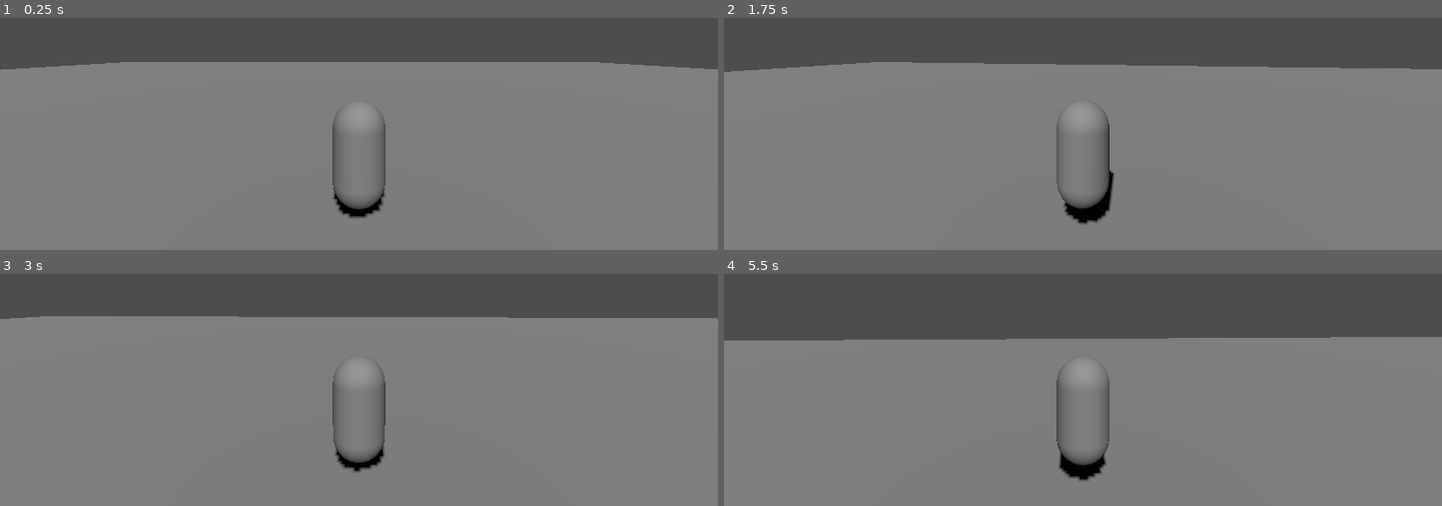
Above: before the commit, frames 1-4 (two rows, left to right).
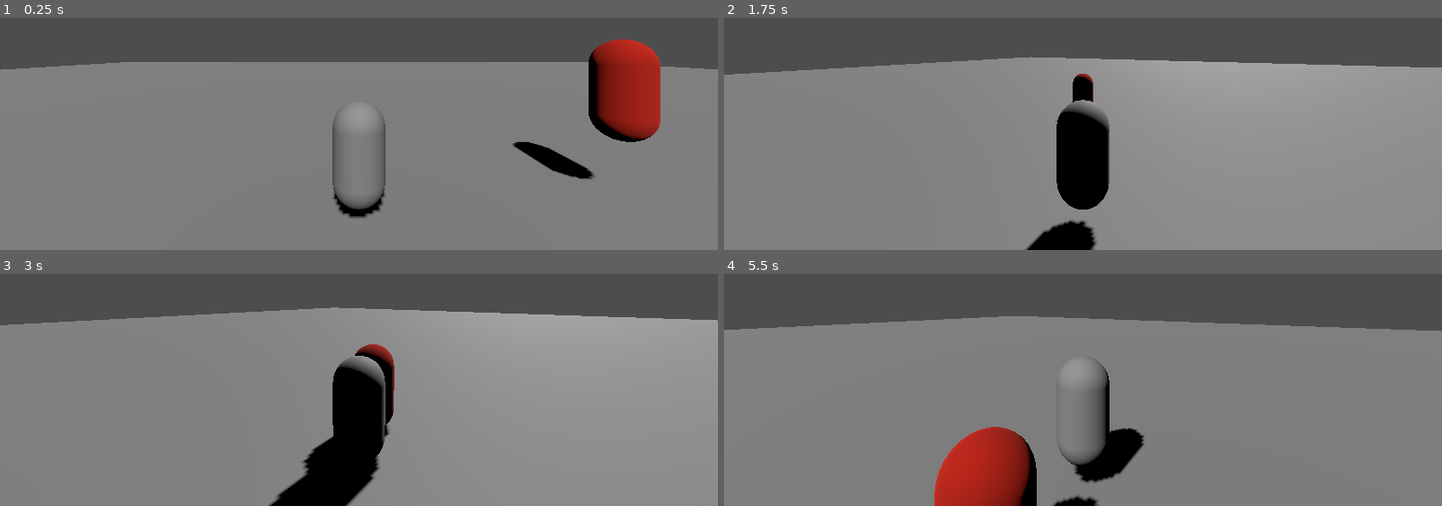
Above: after the commit, the same moments.

Repository: Knarf224/Knarfscape
Game: Godot game, scene res://scenes/world/main_world.tscn
Two runs of this game, one before a commit and one after it. Both use one fixed random seed, a clock stepped at 60 frames per second and the inputs below.
Inputs (mouse positions are in pixels of both pictures, inside the frame that each line leads up to):
- Up to frame 1 (0.25 s): no input
- Up to frame 2 (1.75 s): move the mouse to (1118, 45) at 0.52 s; hold Shift (run) 0.53-1.28 s; hold W (move_forward) from 0.53 s (still down); tap Space (jump) at 0.77, 1.52 s; click (1118, 45) at 0.8 s; move the mouse to (1047, 50) at 1.27 s; click (1047, 50) at 1.35 s; tap Q (lock_on, bound only after the commit) at 1.55 s
- Up to frame 3 (3 s): keep holding W (move_forward); move the mouse to (373, 297) at 2.02 s; hold Q (lock_on, bound only after the commit) 2.03-2.78 s; tap Shift (run) at 2.3, 2.85 s; move the mouse to (351, 311) at 2.77 s
- Up to frame 4 (5.5 s): keep holding W (move_forward); tap Space (jump) at 3.02, 3.77, 4.52 s; click (1075, 311) at 3.05 s; move the mouse to (1133, 308) at 3.52 s; press the mouse at (1133, 308) at 3.53 s; tap Q (lock_on, bound only after the commit) at 3.8, 4.35 s; move the mouse to (1025, 299) at 4.27 s; release the mouse at (1025, 299) at 4.28 s; tap Shift (run) at 4.55 s; move the mouse to (1090, 304) at 5.02 s; hold Shift (run) from 5.03 s (still down); click (1090, 304) at 5.3 s

The runs differ from the first frame. In frame 1, 4.7% of the frame differs, in the area x 71-92%, y 9-70%; in frame 2, 12%; in frame 3, 15%, in the area x 0-100%, y 14-100%; in frame 4, 13%.

Commit message:
Phase 4 complete - combat system, enemy AI, lock-on and XP working

Diff:
--- a/project.godot
+++ b/project.godot
@@ -51,3 +51,13 @@
 "events": [Object(InputEventKey,"resource_local_to_scene":false,"resource_name":"","device":-1,"window_id":0,"alt_press …(195 unchanged characters)…
 ]
 }
+attack={
+"deadzone": 0.5,
+"events": [Object(InputEventMouseButton,"resource_local_to_scene":false,"resource_name":"","device":-1,"window_id":0,"alt_pressed":false,"shift_pressed":false,"ctrl_pressed":false,"meta_pressed":false,"button_mask":1,"position":Vector2(68, 16),"global_position":Vector2(77, 62),"factor":1.0,"button_index":1,"canceled":false,"pressed":true,"double_click":false,"script":null)
+]
+}
+lock_on={
+"deadzone": 0.5,
+"events": [Object(InputEventKey,"resource_local_to_scene":false,"resource_name":"","device":-1,"window_id":0,"alt_pressed":false,"shift_pressed":false,"ctrl_pressed":false,"meta_pressed":false,"pressed":false,"keycode":0,"physical_keycode":81,"key_label":0,"unicode":113,"location":0,"echo":false,"script":null)
+]
+}
--- /dev/null
+++ b/scenes/enemies/Enemy.tscn
@@ -0,0 +1,30 @@
+[gd_scene load_steps=6 format=3 uid="uid://di524ib58xvk1"]
+
+[ext_resource type="Script" path="res://scenes/enemies/enemy.gd" id="1_cc6mi"]
+
+[sub_resource type="CapsuleShape3D" id="CapsuleShape3D_xa2kj"]
+
+[sub_resource type="CapsuleMesh" id="CapsuleMesh_y08av"]
+
+[sub_resource type="StandardMaterial3D" id="StandardMaterial3D_7s74s"]
+albedo_color = Color(0.726962, 0.105748, 0, 1)
+
+[sub_resource type="SphereShape3D" id="SphereShape3D_ms4ju"]
+radius = 10.0
+
+[node name="Enemy" type="CharacterBody3D"]
+script = ExtResource("1_cc6mi")
+
+[node name="CollisionShape3D" type="CollisionShape3D" parent="."]
+shape = SubResource("CapsuleShape3D_xa2kj")
+
+[node name="MeshInstance3D" type="MeshInstance3D" parent="."]
+mesh = SubResource("CapsuleMesh_y08av")
+surface_material_override/0 = SubResource("StandardMaterial3D_7s74s")
+
+[node name="NavigationAgent3D" type="NavigationAgent3D" parent="."]
+
+[node name="DetectionZone" type="Area3D" parent="."]
+
+[node name="DetectionShape" type="CollisionShape3D" parent="DetectionZone"]
+shape = SubResource("SphereShape3D_ms4ju")
--- /dev/null
+++ b/scenes/enemies/enemy.gd
@@ -0,0 +1,195 @@
+extends CharacterBody3D
+
+# ── STATS ──────────────────────────────────────────
+@export var max_health: float = 30.0
+@export var move_speed: float = 3.0
+@export var attack_damage: float = 3.0
+@export var attack_range: float = 1.8
+@export var attack_cooldown: float = 1.2
+@export var xp_reward: float = 25.0
+@export var enemy_name: String = "Goblin"
+
+var current_health: float = 30.0
+var _can_attack := true
+var _attack_timer := 0.0
+
+# ── AI STATE ───────────────────────────────────────
+enum State { IDLE, PATROL, CHASE, ATTACK, DEAD }
+var state: State = State.IDLE
+
+var _patrol_target: Vector3
+var _patrol_timer := 0.0
+const PATROL_WAIT = 2.0
+const GRAVITY = 9.8
+
+# ── NODE REFERENCES ────────────────────────────────
+@onready var nav_agent = $NavigationAgent3D
+@onready var detection_zone = $DetectionZone
+
+var _player = null
+
+# ──────────────────────────────────────────────────
+func _ready():
+	current_health = max_health
+	add_to_group("enemies")
+	detection_zone.body_entered.connect(_on_body_entered_detection)
+	detection_zone.body_exited.connect(_on_body_exited_detection)
+	_set_new_patrol_target()
+
+# ── MAIN LOOP ──────────────────────────────────────
+func _physics_process(delta):
+	if state == State.DEAD:
+		return
+
+	_handle_gravity(delta)
+	_handle_attack_timer(delta)
+
+	match state:
+		State.IDLE:
+			_patrol_timer -= delta
+			if _patrol_timer <= 0:
+				state = State.PATROL
+				_set_new_patrol_target()
+		State.PATROL:
+			_do_patrol(delta)
+		State.CHASE:
+			_do_chase(delta)
+		State.ATTACK:
+			_do_attack(delta)
+
+	move_and_slide()
+
+# ── GRAVITY ────────────────────────────────────────
+func _handle_gravity(delta):
+	if not is_on_floor():
+		velocity.y -= GRAVITY * delta
+	else:
+		velocity.y = 0
+
+# ── PATROL ─────────────────────────────────────────
+func _set_new_patrol_target():
+	var random_offset = Vector3(
+		randf_range(-8, 8),
+		0,
+		randf_range(-8, 8)
+	)
+	_patrol_target = global_position + random_offset
+	_patrol_timer = PATROL_WAIT
+
+func _do_patrol(delta):
+	nav_agent.target_position = _patrol_target
+	var next_pos = nav_agent.get_next_path_position()
+	var direction = (next_pos - global_position).normalized()
+	velocity.x = direction.x * (move_speed * 0.5)
+	velocity.z = direction.z * (move_speed * 0.5)
+
+	if global_position.distance_to(_patrol_target) < 1.5:
+		state = State.IDLE
+		velocity.x = 0
+		velocity.z = 0
+
+# ── CHASE ──────────────────────────────────────────
+func _do_chase(delta):
+	if _player == null:
+		state = State.PATROL
+		return
+
+	var dist = global_position.distance_to(_player.global_position)
+
+	if dist <= attack_range:
+		state = State.ATTACK
+		velocity.x = 0
+		velocity.z = 0
+		return
+
+	nav_agent.target_position = _player.global_position
+	var next_pos = nav_agent.get_next_path_position()
+	var direction = (next_pos - global_position).normalized()
+	velocity.x = direction.x * move_speed
+	velocity.z = direction.z * move_speed
+
+	# Face the player
+	var look_target = _player.global_position
+	look_target.y = global_position.y
+	look_at(look_target, Vector3.UP)
+
+# ── ATTACK ─────────────────────────────────────────
+func _do_attack(delta):
+	if _player == null:
+		state = State.CHASE
+		return
+
+	var dist = global_position.distance_to(_player.global_position)
+
+	# Player moved out of range
+	if dist > attack_range + 0.5:
+		state = State.CHASE
+		return
+
+	# Face the player
+	var look_target = _player.global_position
+	look_target.y = global_position.y
+	look_at(look_target, Vector3.UP)
+
+	if _can_attack:
+		_can_attack = false
+		_attack_timer = attack_cooldown
+		# Deal damage to player
+		if GameManager.stats:
+			var defence_reduction = GameManager.skills.get_level("defence") * 0.2
+			var final_damage = max(1.0, attack_damage - defence_reduction)
+			GameManager.stats.take_damage(final_damage)
+			print(enemy_name + " hits player for " + str(final_damage) + " damage! Player HP: " + str(GameManager.stats.health_current))
+			# Grant defence XP for being hit
+			GameManager.skills.add_xp("defence", 3.0)
+
+func _handle_attack_timer(delta):
+	if not _can_attack:
+		_attack_timer -= delta
+		if _attack_timer <= 0:
+			_can_attack = true
+
+# ── TAKE DAMAGE ────────────────────────────────────
+func take_damage(amount: float):
+	if state == State.DEAD:
+		return
+
+	current_health -= amount
+	print(enemy_name + " takes " + str(amount) + " damage! HP: " + str(current_health) + "/" + str(max_health))
+
+	# Always chase when hit
+	if _player == null:
+		_player = get_tree().get_first_node_in_group("players")
+	state = State.CHASE
+
+	if current_health <= 0:
+		_die()
+
+# ── DEATH ──────────────────────────────────────────
+func _die():
+	state = State.DEAD
+	velocity = Vector3.ZERO
+	print(enemy_name + " has been defeated!")
+
+	# Grant XP rewards
+	if GameManager.skills:
+		GameManager.skills.add_xp("hitpoints", xp_reward * 0.33)
+		GameManager.skills.add_xp("attack", xp_reward * 0.33)
+		GameManager.skills.add_xp("strength", xp_reward * 0.33)
+
+	# Remove from scene after short delay
+	await get_tree().create_timer(0.5).timeout
+	queue_free()
+
+# ── DETECTION ──────────────────────────────────────
+func _on_body_entered_detection(body):
+	if body.is_in_group("players"):
+		_player = body
+		state = State.CHASE
+		print(enemy_name + " spotted the player!")
+
+func _on_body_exited_detection(body):
+	if body.is_in_group("players"):
+		_player = null
+		state = State.PATROL
+		print(enemy_name + " lost sight of player")
--- a/scenes/player/player.gd
+++ b/scenes/player/player.gd
@@ -9,9 +9,22 @@
 const CAMERA_MIN_PITCH = -40.0
 const CAMERA_MAX_PITCH = 60.0
 
+# ── COMBAT ─────────────────────────────────────────
+const ATTACK_DAMAGE = 5.0
+const ATTACK_COOLDOWN = 0.6
+
+var _can_attack := true
+var _is_attacking := false
+var _attack_timer := 0.0
+
 # ── NODE REFERENCES ────────────────────────────────
 @onready var spring_arm = $SpringArm3D
 @onready var camera = $SpringArm3D/Camera3D
+@onready var hitbox = $HitBox
+
+# ── LOCK ON ────────────────────────────────────────
+var _locked_target = null
+const LOCK_ON_RANGE = 15.0
 
 # ── INTERNAL STATE ─────────────────────────────────
 var _mouse_captured := false
@@ -20,14 +33,17 @@
 # ──────────────────────────────────────────────────
 func _ready():
 	_capture_mouse()
+	# Disable hitbox until we attack
+	hitbox.monitoring = false
+	hitbox.monitorable = false
+	# Connect hitbox signal
+	hitbox.body_entered.connect(_on_hitbox_body_entered)
 
 # ── INPUT ──────────────────────────────────────────
 func _input(event):
-	# Rotate camera with mouse movement
 	if event is InputEventMouseMotion and _mouse_captured:
-		# Left/right rotates the whole player
-		rotate_y(-event.relative.x * MOUSE_SENSITIVITY)
-		# Up/down tilts the spring arm
+		if _locked_target == null:
+			rotate_y(-event.relative.x * MOUSE_SENSITIVITY)
 		_camera_pitch -= event.relative.y * MOUSE_SENSITIVITY
 		_camera_pitch = clamp(
 			_camera_pitch,
@@ -36,15 +52,24 @@
 		)
 		spring_arm.rotation.x = _camera_pitch
 
-	# Press Escape to release mouse
 	if event.is_action_pressed("ui_cancel"):
 		_release_mouse()
+
+	# Attack input
+	if event.is_action_pressed("attack"):
+		_try_attack()
+
+	# Lock on input
+	if event.is_action_pressed("lock_on"):
+		_toggle_lock_on()
 
 # ── PHYSICS LOOP ───────────────────────────────────
 func _physics_process(delta):
 	_handle_gravity(delta)
 	_handle_movement()
 	_handle_jump()
+	_handle_attack_timer(delta)
+	_handle_lock_on_tracking()
 	move_and_slide()
 
 # ── MOVEMENT ───────────────────────────────────────
@@ -53,18 +78,15 @@
 	input_dir.x = Input.get_axis("move_left", "move_right")
 	input_dir.y = Input.get_axis("move_forward", "move_back")
 
-	# Is the player holding shift to run?
 	var speed = RUN_SPEED if Input.is_action_pressed("run") else WALK_SPEED
 
 	if input_dir != Vector2.ZERO:
-		# Move relative to where the player is facing
 		var direction = (
 			transform.basis * Vector3(input_dir.x, 0, input_dir.y)
 		).normalized()
 		velocity.x = direction.x * speed
 		velocity.z = direction.z * speed
 	else:
-		# Smoothly slow down when no input
 		velocity.x = move_toward(velocity.x, 0, speed)
 		velocity.z = move_toward(velocity.z, 0, speed)
 
@@ -78,6 +100,85 @@
 	if not is_on_floor():
 		velocity.y -= GRAVITY * delta
 
+# ── COMBAT ─────────────────────────────────────────
+func _try_attack():
+	if not _can_attack:
+		return
+
+	_can_attack = false
+	_is_attacking = true
+	_attack_timer = ATTACK_COOLDOWN
+
+	# Enable hitbox for a brief window
+	hitbox.monitoring = true
+	hitbox.monitorable = true
+
+	# Disable hitbox after a short window
+	await get_tree().create_timer(0.2).timeout
+	hitbox.monitoring = false
+	hitbox.monitorable = false
+
+	print("Player attacks!")
+
+func _handle_attack_timer(delta):
+	if not _can_attack:
+		_attack_timer -= delta
+		if _attack_timer <= 0:
+			_can_attack = true
+			_is_attacking = false
+
+func _on_hitbox_body_entered(body):
+	if body.is_in_group("enemies"):
+		var damage = ATTACK_DAMAGE
+		# Add attack level bonus damage
+		if GameManager.skills:
+			var attack_level = GameManager.skills.get_level("attack")
+			damage += attack_level * 0.5
+		body.take_damage(damage)
+		print("Hit enemy for " + str(damage) + " damage!")
+		# Grant XP for hitting
+		if GameManager.skills:
+			GameManager.skills.add_xp("attack", 4.0)
+			GameManager.skills.add_xp("strength", 4.0)
+
+# ── LOCK ON ────────────────────────────────────────
+func _toggle_lock_on():
+	if _locked_target != null:
+		_locked_target = null
+		print("Lock on released")
+		return
+
+	# Find nearest enemy in range
+	var nearest = null
+	var nearest_dist = LOCK_ON_RANGE
+
+	var enemies = get_tree().get_nodes_in_group("enemies")
+	for enemy in enemies:
+		var dist = global_position.distance_to(enemy.global_position)
+		if dist < nearest_dist:
+			nearest_dist = dist
+			nearest = enemy
+
+	if nearest:
+		_locked_target = nearest
+		print("Locked on to: " + nearest.name)
+	else:
+		print("No enemies in range to lock on to")
+
+func _handle_lock_on_tracking():
+	if _locked_target == null:
+		return
+
+	# If target died or left the scene
+	if not is_instance_valid(_locked_target):
+		_locked_target = null
+		return
+
+	# Face the locked target
+	var target_pos = _locked_target.global_position
+	target_pos.y = global_position.y
+	look_at(target_pos, Vector3.UP)
+
 # ── MOUSE CAPTURE HELPERS ──────────────────────────
 func _capture_mouse():
 	Input.set_mouse_mode(Input.MOUSE_MODE_CAPTURED)
--- a/scenes/player/player.tscn
+++ b/scenes/player/player.tscn
@@ -6,7 +6,9 @@
 
 [sub_resource type="CapsuleMesh" id="CapsuleMesh_qj7q1"]
 
-[node name="Player" type="CharacterBody3D"]
+[sub_resource type="BoxShape3D" id="BoxShape3D_ycmp0"]
+
+[node name="Player" type="CharacterBody3D" groups=["players"]]
 script = ExtResource("1_gotlb")
 
 [node name="CollisionShape3D" type="CollisionShape3D" parent="."]
@@ -21,3 +23,9 @@
 
 [node name="Camera3D" type="Camera3D" parent="SpringArm3D"]
 transform = Transform3D(1, 0, 0, 0, 1, 0, 0, 0, 1, 0, 0, 5)
+
+[node name="HitBox" type="Area3D" parent="."]
+
+[node name="HitBoxShape" type="CollisionShape3D" parent="HitBox"]
+transform = Transform3D(1, 0, 0, 0, 1, 0, 0, 0, 1, 0, 0.5, -1)
+shape = SubResource("BoxShape3D_ycmp0")
--- a/scenes/world/main_world.tscn
+++ b/scenes/world/main_world.tscn
@@ -1,10 +1,16 @@
-[gd_scene load_steps=2 format=3 uid="uid://bj4q7khofggqo"]
+[gd_scene load_steps=4 format=3 uid="uid://bj4q7khofggqo"]
 
 [ext_resource type="PackedScene" uid="uid://3v2c5hj2fmld" path="res://scenes/player/player.tscn" id="1_hqnic"]
+[ext_resource type="PackedScene" uid="uid://di524ib58xvk1" path="res://scenes/enemies/Enemy.tscn" id="2_6qk6s"]
+
+[sub_resource type="NavigationMesh" id="NavigationMesh_gyhjv"]
 
 [node name="World" type="Node3D"]
 
-[node name="CSGBox3D" type="CSGBox3D" parent="."]
+[node name="NavigationRegion3D" type="NavigationRegion3D" parent="."]
+navigation_mesh = SubResource("NavigationMesh_gyhjv")
+
+[node name="CSGBox3D" type="CSGBox3D" parent="NavigationRegion3D"]
 transform = Transform3D(1, 0, 0, 0, 1, 0, 0, 0, 1, 0, -1, 0)
 use_collision = true
 size = Vector3(100, 1, 100)
@@ -14,3 +20,7 @@
 shadow_enabled = true
 
 [node name="Player" parent="." instance=ExtResource("1_hqnic")]
+
+[node name="Enemy" parent="." instance=ExtResource("2_6qk6s")]
+transform = Transform3D(1, 0, 0, 0, 1, 0, 0, 0, 1, 5, 2, 0)
+slide_on_ceiling = false
Not shown: 1 places in scenes/player/player.tscn that only renumber resources
